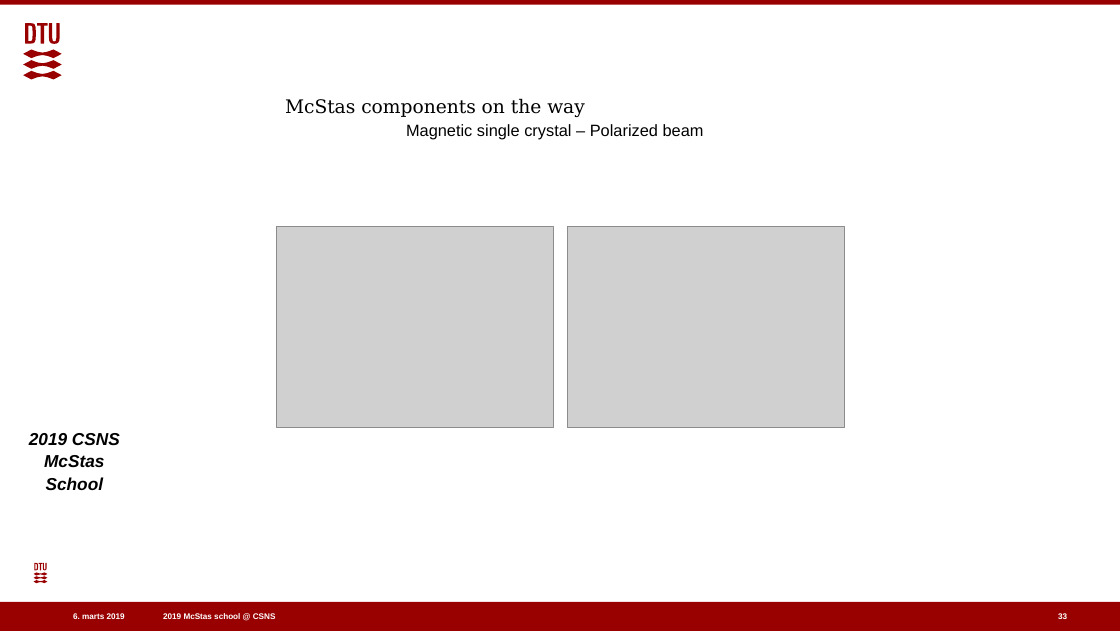
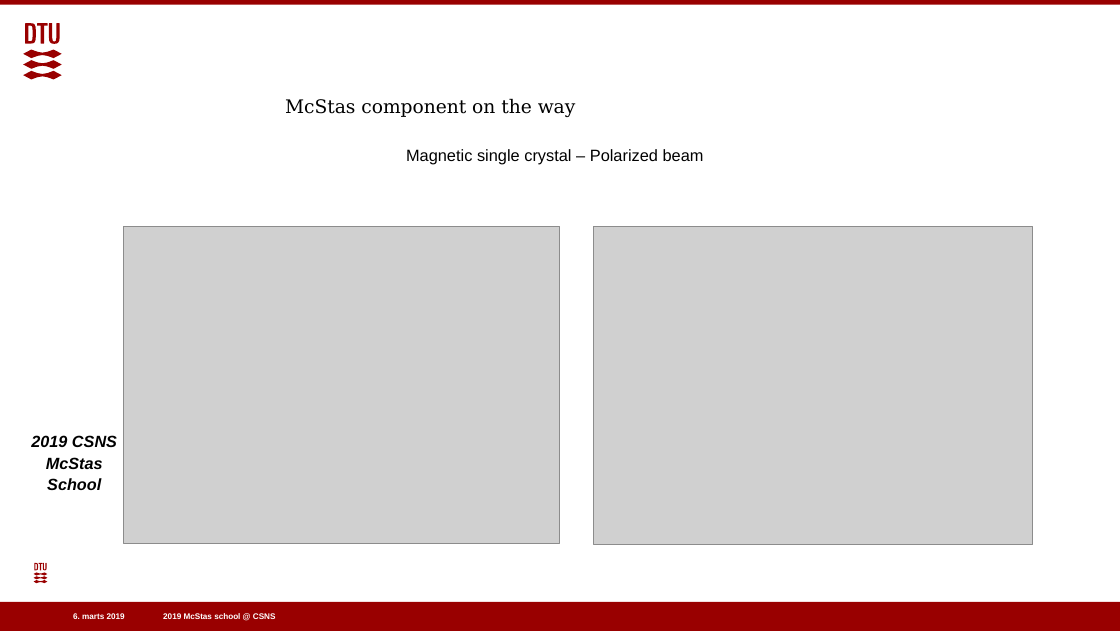
Before and after one commit to eddymaoui/Schools, a slide deck: slide 29 of CSNS_March_2019/5_Friday_March_29th/4_polarisation/Polarised_neutrons_in_McStas.pptx (slide 33 before the commit). Drawn at 1120x631 pixels with LibreOffice and Linux fonts; fonts in the diff are those of the drawing; grey boxes stand for pictures; background and template pictures are left out. Boxes give left, top, right and bottom in pixels: in the first picture for what was removed or moved away, otherwise in the second. Text is boxed around its words. In the diff, an @@ line names an element or a change of style, - is before the commit and + after.

```diff
--- a/CSNS_March_2019/5_Friday_March_29th/4_polarisation/Polarised_neutrons_in_McStas.pptx
+++ b/CSNS_March_2019/5_Friday_March_29th/4_polarisation/Polarised_neutrons_in_McStas.pptx
@@ text at (285,98,576,117): text changed @@
-McStas components on the way
+McStas component on the way
@@ text "Magnetic single crystal – Polarized ...": place and size @@
-text "Magnetic single crystal – Polarized ..." at (406,124,704,140)
+text "Magnetic single crystal – Polarized ..." at (406,149,704,165)
@@ picture: place and size @@
-picture at (276,226,553,427)
+picture at (124,226,560,543)
@@ picture: place and size @@
-picture at (568,226,845,427)
+picture at (594,226,1033,544)
@@ text "2019 CSNS McStas School" at (31,435,117,490): size 14.8 to 13.9 pt @@
@@ page number removed at (1058,613,1067,619) @@
-33
```
Also in this commit, not shown: 29 other slides changed, 1 slide added, 5 slides removed, 1 other file.
